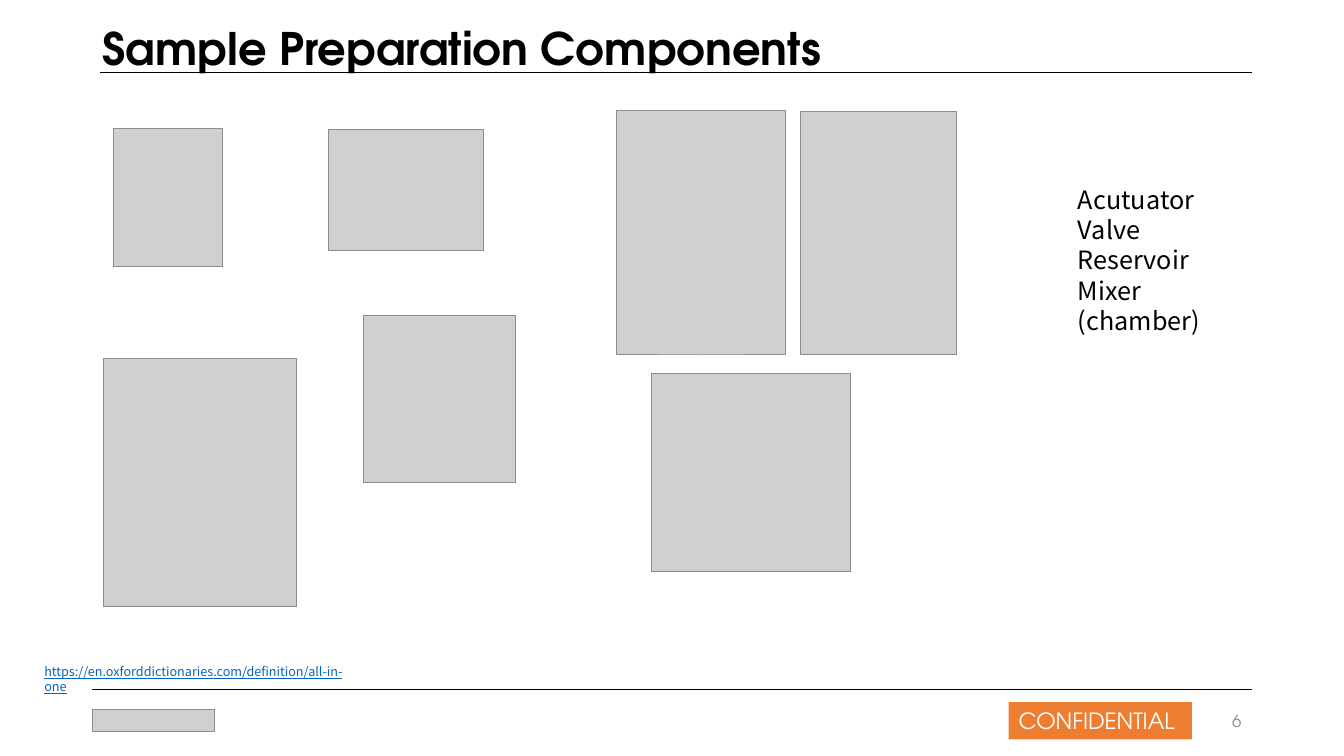
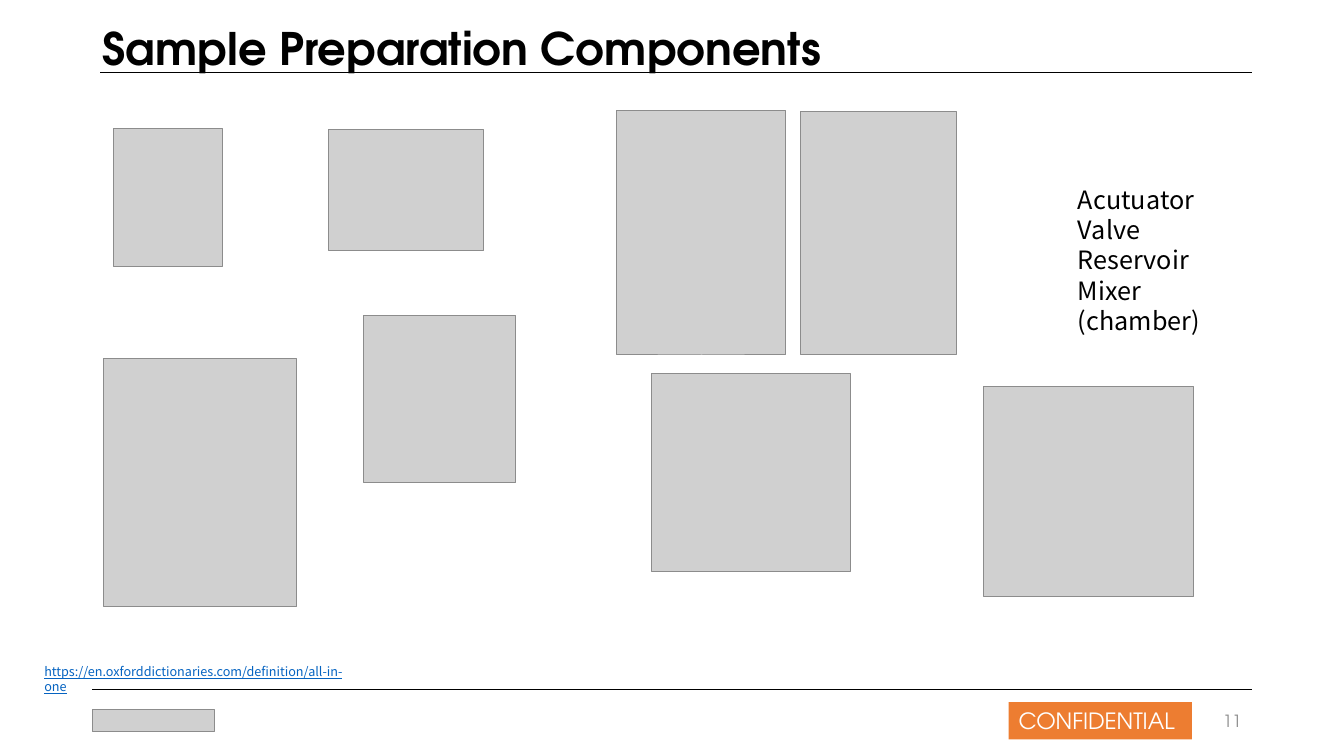
Before and after one commit to nansmile/Company-Work, a slide deck: slide 11 of Work/올인원팀 발표자료_181021.pptx (slide 6 before the commit). Drawn at 1344x756 pixels with LibreOffice and Linux fonts; fonts in the diff are those of the drawing; grey boxes stand for pictures. Boxes give left, top, right and bottom in pixels: in the first picture for what was removed or moved away, otherwise in the second. Text is boxed around its words. In the diff, an @@ line names an element or a change of style, - is before the commit and + after.

```diff
--- a/Work/올인원팀 발표자료_181021.pptx
+++ b/Work/올인원팀 발표자료_181021.pptx
@@ picture added at (x1=984, y1=386, x2=1194, y2=596) @@
@@ page number at (x1=1223, y1=714, x2=1242, y2=727): text changed @@
-6
+11
```
Also in this commit, not shown: 1 other slide changed, 9 slides added, 2 slides removed.
